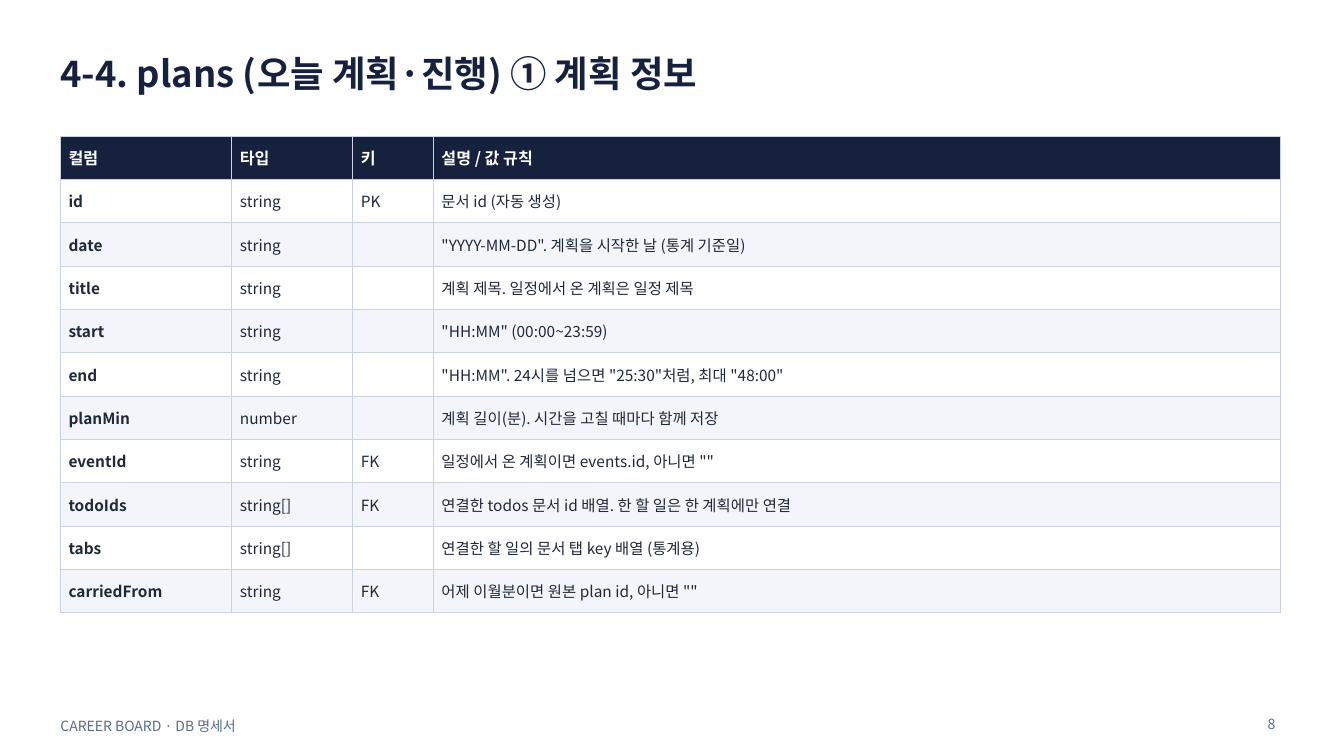
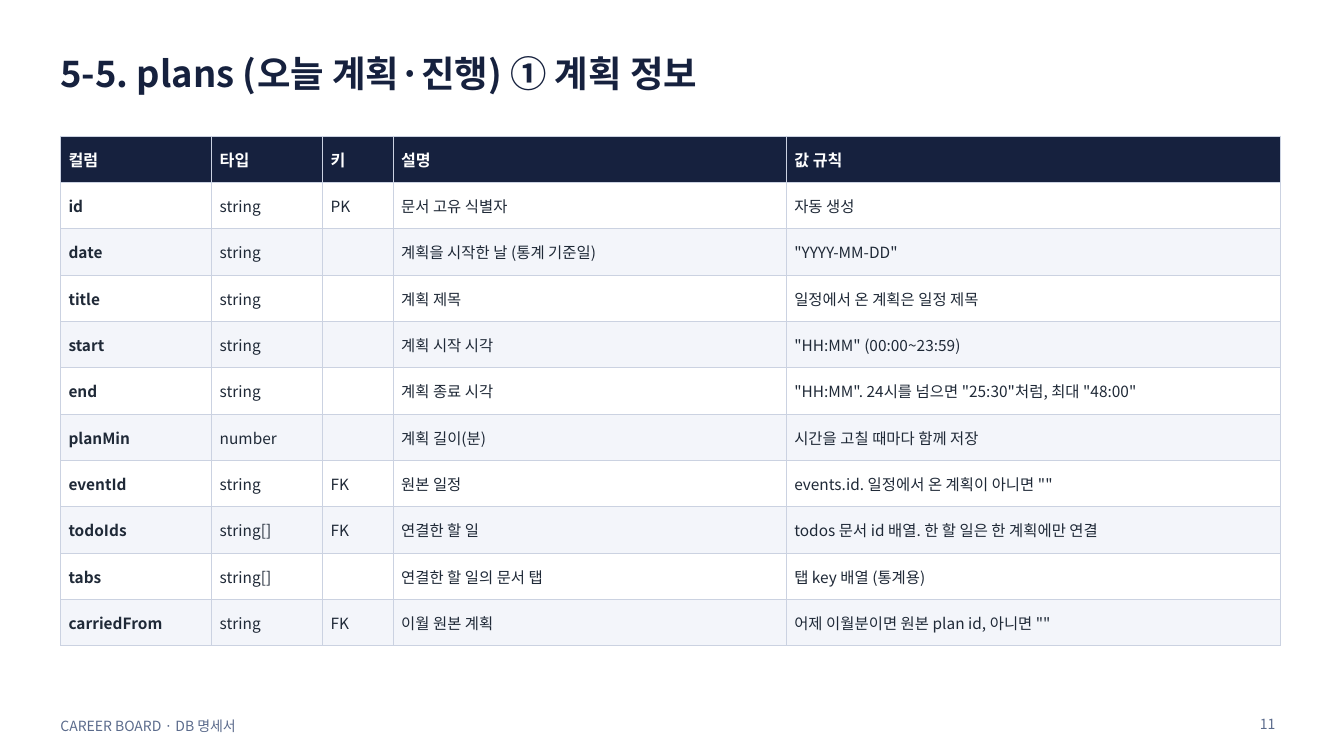
Before and after one commit to min-0o0/Career-Board, a slide deck: slide 11 of docs/db/career-board-db-spec.pptx (slide 8 before the commit). Drawn at 1344x756 pixels with LibreOffice and Linux fonts; fonts in the diff are those of the drawing. Boxes give left, top, right and bottom in pixels: in the first picture for what was removed or moved away, otherwise in the second. Text is boxed around its words. In the diff, an @@ line names an element or a change of style, - is before the commit and + after.

Commit message:
docs: DB 명세서 개정 (목차 추가, 수정 내역 1번 이동, 컬럼 설명·값 규칙 분리)

```diff
--- a/docs/db/career-board-db-spec.pptx
+++ b/docs/db/career-board-db-spec.pptx
@@ title at [60,56,697,95]: text changed @@
-4-4. plans (오늘 계획·진행) ① 계획 정보
+5-5. plans (오늘 계획·진행) ① 계획 정보
@@ table at [60,136,1280,637] @@
-column 4: 설명 / 값 규칙 | 문서 id (자동 생성) | "YYYY-MM-DD". 계획을 시작한 날 (통계 기준일) | 계획 제목. 일정에서 온 계획은 일정 제목 | "HH:MM" (00:00~23:59) | "HH:MM". 24시를 넘으면 "25:30"처럼, 최대 "48:00" | 계획 길이(분). 시간을 고칠 때마다 함께 저장 | 일정에서 온 계획이면 events.id, 아니면 "" | 연결한 todos 문서 id 배열. 한 할 일은 한 계획에만 연결 | 연결한 할 일의 문서 탭 key 배열 (통계용) | 어제 이월분이면 원본 plan id, 아니면 ""
+column 4: 설명 | 문서 고유 식별자 | 계획을 시작한 날 (통계 기준일) | 계획 제목 | 계획 시작 시각 | 계획 종료 시각 | 계획 길이(분) | 원본 일정 | 연결한 할 일 | 연결한 할 일의 문서 탭 | 이월 원본 계획
+column 5: 값 규칙 | 자동 생성 | "YYYY-MM-DD" | 일정에서 온 계획은 일정 제목 | "HH:MM" (00:00~23:59) | "HH:MM". 24시를 넘으면 "25:30"처럼, 최대 "48:00" | 시간을 고칠 때마다 함께 저장 | events.id. 일정에서 온 계획이 아니면 "" | todos 문서 id 배열. 한 할 일은 한 계획에만 연결 | 탭 key 배열 (통계용) | 어제 이월분이면 원본 plan id, 아니면 ""
@@ page number at [1260,719,1276,729]: text changed @@
-8
+11
```
Also in this commit, not shown: 11 other slides changed, 3 slides added.
